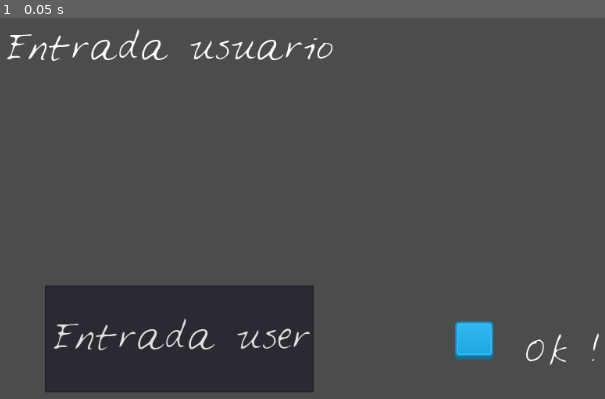
Above: before the commit, frame 1.
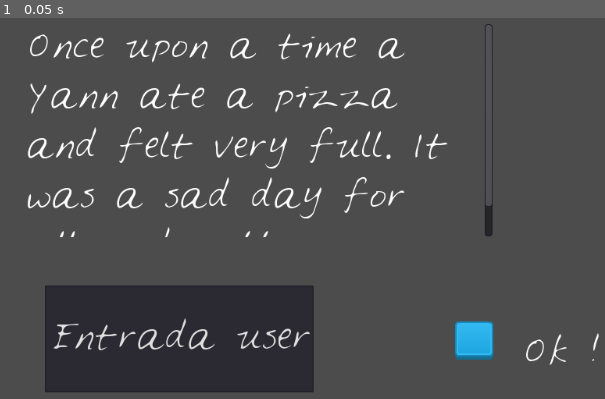
Above: after the commit, the same moment.

Repository: damarillom/helloGodot
Game: Godot game, scene res://Game.tscn
The game is run twice, just before and just after one commit, with the same random seed, the same clock (stepped at 60 frames per second) and the same inputs.
Inputs:
- Up to frame 1 (0.05 s): no input

The runs differ from the first frame. In frame 1, 4.2% of the frame differs, in the area x 1-82%, y 1-58%.

Commit message:
pequeños añadidos

Diff:
--- a/Game.tscn
+++ b/Game.tscn
@@ -49,10 +49,10 @@
 anchor_top = 0.0
 anchor_right = 0.0
 anchor_bottom = 0.0
-margin_left = 6.0
-margin_top = 45.0
-margin_right = 605.0
-margin_bottom = 319.0
+margin_left = 36.0
+margin_top = 43.0
+margin_right = 635.0
+margin_bottom = 317.0
 rect_pivot_offset = Vector2( 0, 0 )
 rect_clip_content = true
 mouse_filter = 0
--- a/Pissarra.gd
+++ b/Pissarra.gd
@@ -7,9 +7,24 @@
 func _ready():
 	# Called when the node is added to the scene for the first time.
 	# Initialization here
-	var prompt = ["Godot", "Barcelona"]
-	var story = "Hi havia una vegada %s que va anar a %s"
+	#var prompt = ["Godot", "Barcelona"]
+	#var story = "Hi havia una vegada %s que va anar a %s"
+	#print (story % prompt)
+	var prompt = ["Yann", "pizza", "full", "sad", "cabbages"]
+	var story = "Once upon a time a %s ate a %s and felt very %s. It was a %s day for all good %s."
 	print (story % prompt)
+	get_node("StoryText").set_text(story % prompt)
+	#$Pissarra/StoryText.text = story % prompt
+
+func _on_TextureButton_pressed():
+	var new_text = get_node("TextBox").get_text()
+	_on_TextBox_text_entered(new_text)
+
+func _on_TextBox_text_entered(new_text):
+	get_node("StoryText").set_text(new_text)
+	get_node("Textbox").set_text("")
+
+
 
 #func _process(delta):
 #	# Called every frame. Delta is time since last frame.
